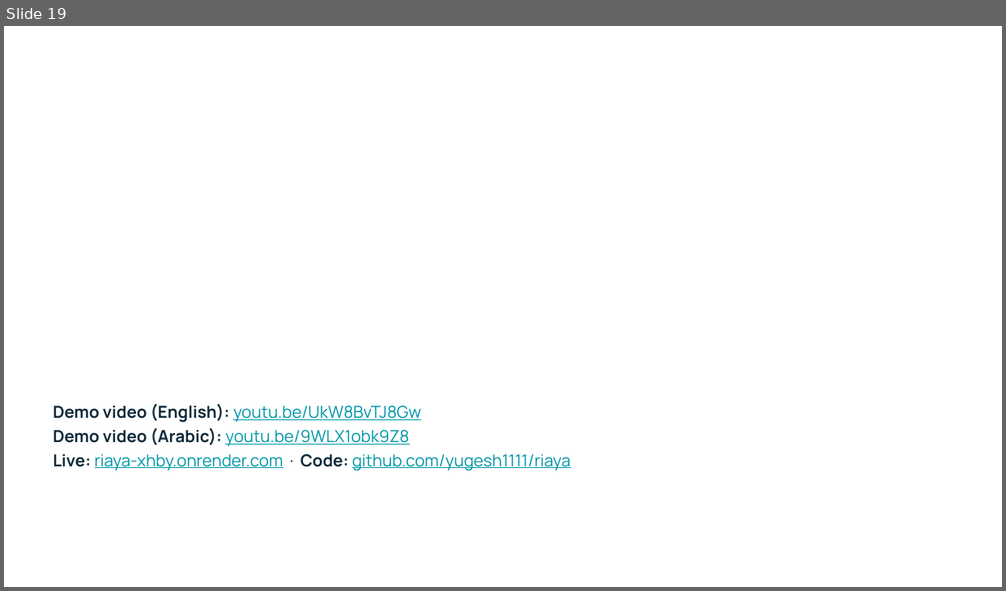
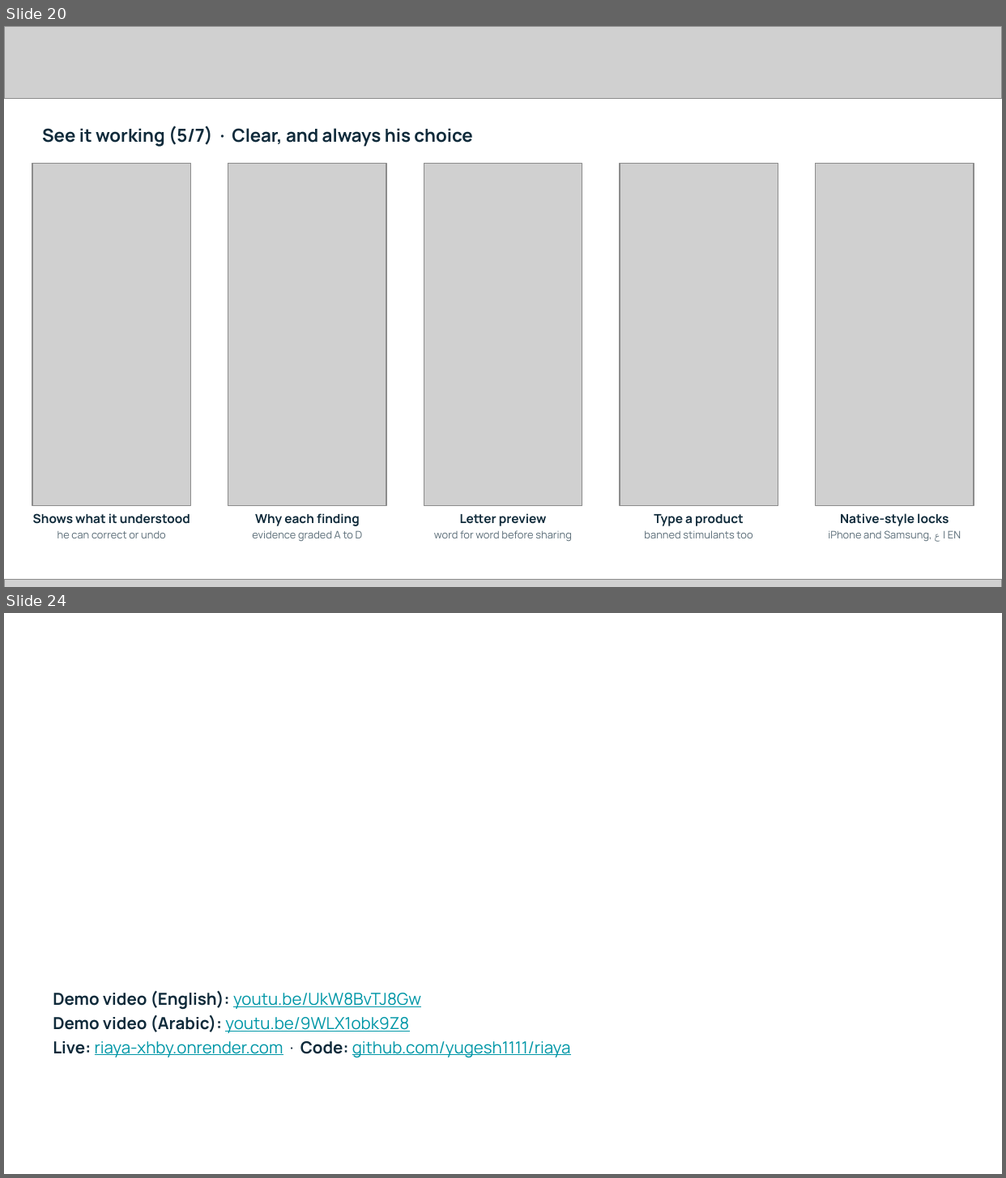
Before and after one commit to yugesh1111/riaya, a slide deck: docs/Riaya_Submission.pptx. Shown one above the other, each under a label of ours: slide 19 before the commit, slides 20 and 24 after it; the slides between them are not shown. The pictures are 1006x591 and 1006x1178 pixels, drawn with LibreOffice and Linux fonts; fonts in the diff are those of the drawing; grey boxes stand for pictures; background and template pictures are left out. Boxes give left, top, right and bottom in pixels: in the first picture for what was removed or moved away, otherwise in the second. Text is boxed around its words. In the diff, an @@ line names an element or a change of style, - is before the commit and + after.

```diff
--- a/docs/Riaya_Submission.pptx
+++ b/docs/Riaya_Submission.pptx
@@ slide 20 added at (4, 26, 1002, 587), background #FFFFFF @@
@@ picture added at (4, 26, 1002, 99) @@
@@ text added at (42, 126, 472, 147), 13 pt, text #0F2A3A, bold @@
+See it working (5/7) · Clear, and always his choice
@@ picture added at (32, 164, 190, 506) @@
@@ picture added at (228, 164, 387, 506) @@
@@ picture added at (424, 164, 583, 506) @@
@@ picture added at (620, 164, 778, 506) @@
@@ picture added at (816, 164, 974, 506) @@
@@ text added at (33, 514, 190, 524), 9 pt, text #0F2A3A, bold @@
+Shows what it understood
@@ text added at (57, 531, 166, 539), 7.5 pt, text #5B6D78 @@
+he can correct or undo
@@ text added at (252, 531, 363, 542), 7.5 pt, text #5B6D78 @@
+evidence graded A to D
@@ text added at (255, 514, 360, 527), 9 pt, text #0F2A3A, bold @@
+Why each finding
@@ text added at (434, 531, 572, 541), 7.5 pt, text #5B6D78 @@
+word for word before sharing
@@ text added at (460, 514, 547, 527), 9 pt, text #0F2A3A, bold @@
+Letter preview
@@ text added at (644, 531, 752, 539), 7.5 pt, text #5B6D78 @@
+banned stimulants too
@@ text added at (654, 514, 744, 527), 9 pt, text #0F2A3A, bold @@
+Type a product
@@ text added at (828, 531, 961, 542), 7.5 pt, text #5B6D78 @@
+iPhone and Samsung, ع | EN
@@ text added at (840, 514, 948, 527), 9 pt, text #0F2A3A, bold @@
+Native-style locks
@@ picture added at (4, 580, 1002, 587) @@
@@ what was slide 19 is now slide 24 @@
```
Also in this commit, not shown: 3 slides changed, 4 other slides added, 1 other file.
